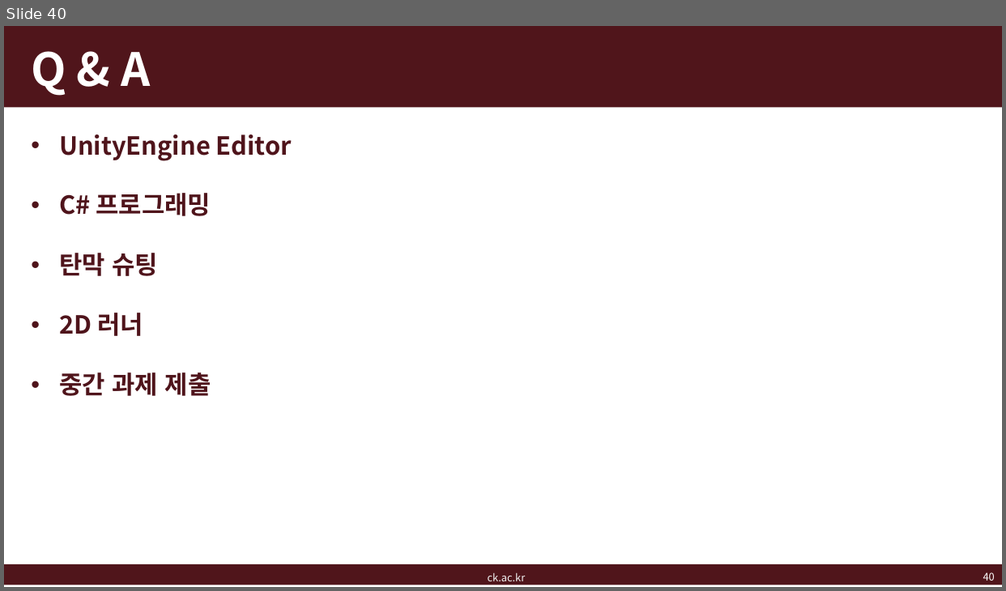
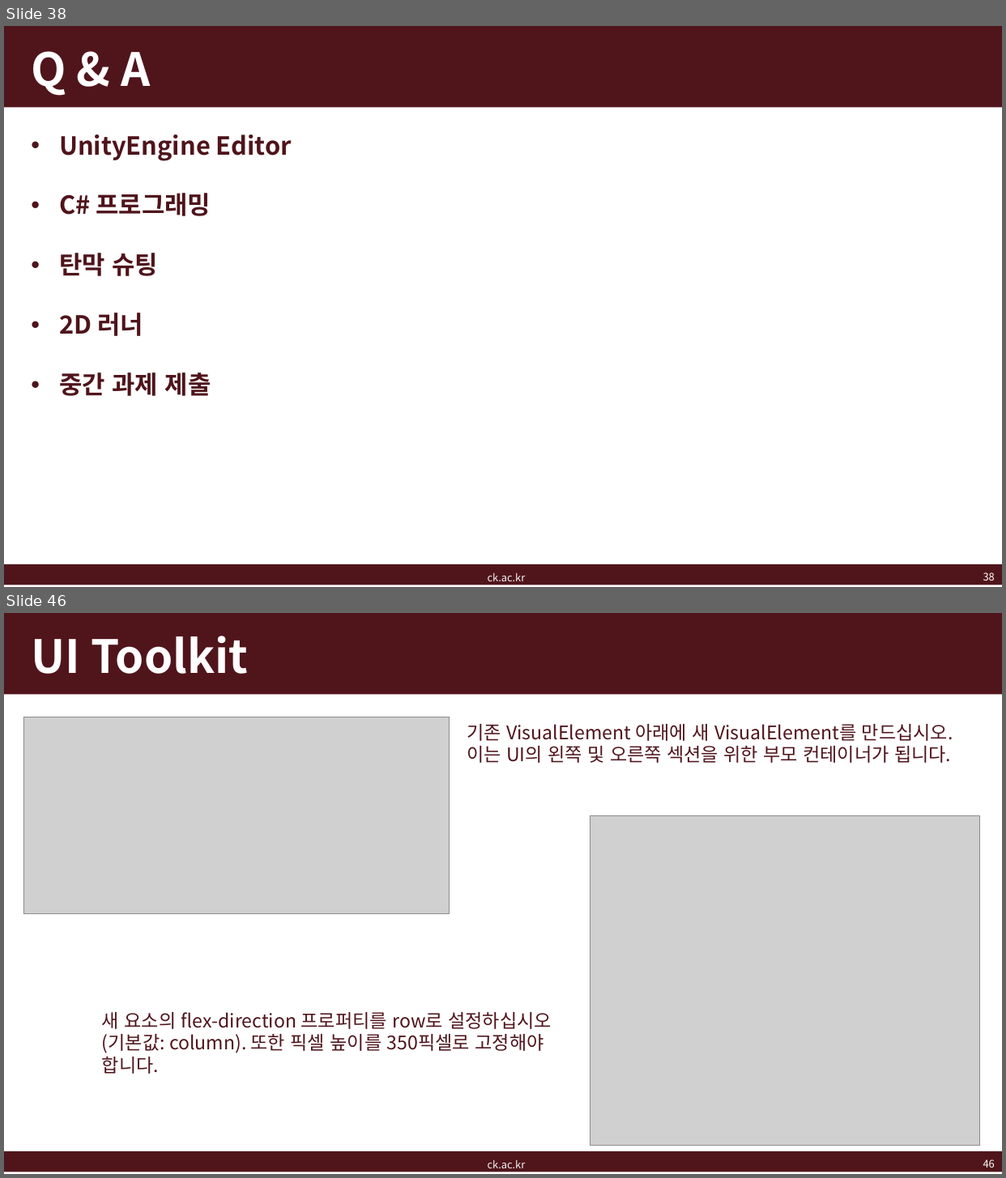
Before and after one commit to kj-ban/intermediate-game-engine-programming, a slide deck: doc/게임엔진프로그래밍응용_7주차.pptx. Shown one above the other, each under a label of ours: slide 40 before the commit, slides 38 and 46 after it; the slides between them are not shown. The pictures are 1006x591 and 1006x1178 pixels, drawn with LibreOffice and Linux fonts; fonts in the diff are those of the drawing; grey boxes stand for pictures; background and template pictures are left out. Boxes give left, top, right and bottom in pixels: in the first picture for what was removed or moved away, otherwise in the second. Text is boxed around its words. In the diff, an @@ line names an element or a change of style, - is before the commit and + after.

```diff
--- a/doc/게임엔진프로그래밍응용_7주차.pptx
+++ b/doc/게임엔진프로그래밍응용_7주차.pptx
@@ slide 46 added at (4,613,1002,1174), background #FFFFFF; not listed: 2 template elements that a slide beside it also shows @@
@@ title added at (31,636,248,674), 44 pt, text #FFFFFF, bold @@
+UI Toolkit
@@ picture added at (23,717,450,914) @@
@@ text added at (467,724,953,763), 18 pt, text #4F141B @@
+기존 VisualElement 아래에 새 VisualElement를 만드십시오. 이는 UI의 왼쪽 및 오른쪽 섹션을 위한 부모 컨테이너가 됩니다.
@@ picture added at (590,815,980,1145) @@
@@ text added at (102,1012,552,1074), 18 pt, text #4F141B @@
+새 요소의 flex-direction 프로퍼티를 row로 설정하십시오(기본값: column). 또한 픽셀 높이를 350픽셀로 고정해야 합니다.
@@ text added at (488,1161,526,1169), 10 pt, text #F2F2F2 @@
+ck.ac.kr
@@ page number added at (983,1160,995,1168), 10 pt, text #FFFFFF @@
+46
@@ what was slide 40 is now slide 38 @@
@@ page number at (983,573,995,581): text changed @@
-40
+38
```
Also in this commit, not shown: 5 slides changed, 40 other slides added, 4 slides removed, 48 other files.
